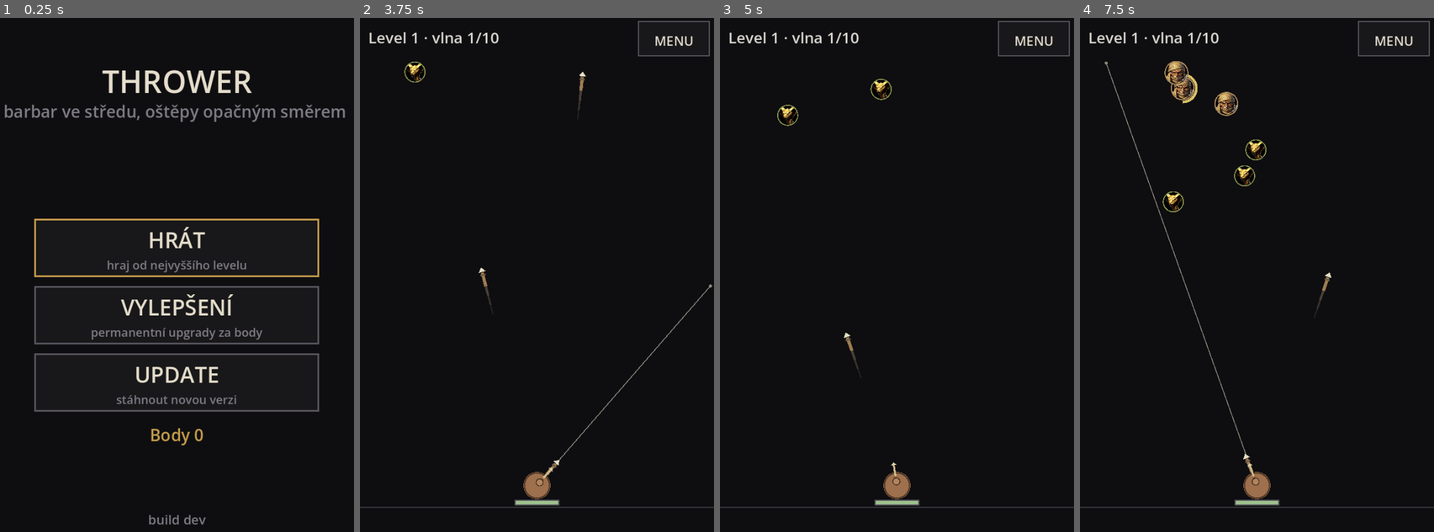
Above: before the commit, frames 1-4 (left to right).
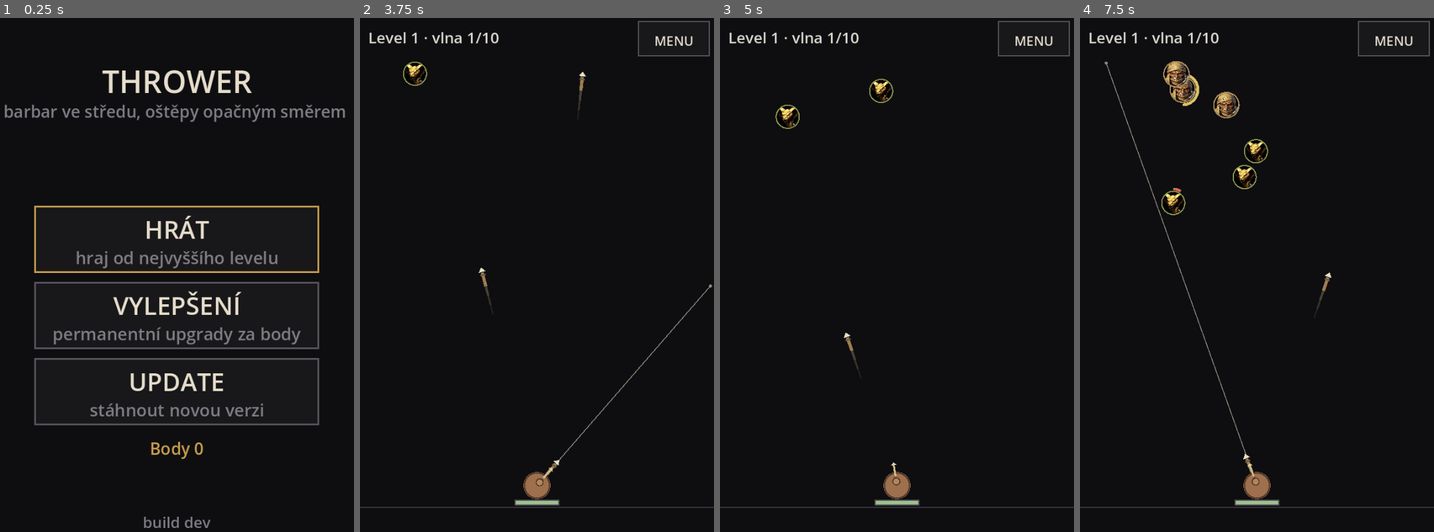
Above: after the commit, the same moments.

Repository: jankoznar94/dark-story
Game: Godot game, scene res://main.tscn
Two runs of this game, one before a commit and one after it. Both use one fixed random seed, a clock stepped at 60 frames per second and the inputs below.
Inputs (mouse positions are in pixels of both pictures, inside the frame that each line leads up to):
- Up to frame 1 (0.25 s): no input
- Up to frame 2 (3.75 s): tap Enter at 0.5 s; move the mouse to (614, 259) at 0.52 s; click (614, 259) at 0.67 s; drag from (466, 310) to (519, 388) at 1.27 s; move the mouse to (572, 167) at 2.02 s; click (572, 167) at 2.17 s; drag from (519, 388) to (430, 203) at 2.77 s; move the mouse to (643, 362) at 3.52 s; click (643, 362) at 3.67 s
- Up to frame 3 (5 s): drag from (790, 203) to (843, 151) at 4.27 s
- Up to frame 4 (7.5 s): move the mouse to (1274, 285) at 5.02 s; click (1274, 285) at 5.17 s; drag from (1203, 151) to (1186, 310) at 5.77 s; move the mouse to (1334, 259) at 6.52 s; click (1334, 259) at 6.67 s; drag from (1186, 310) to (1239, 388) at 7.27 s

The runs differ from the first frame. In frame 1, 8.7% of the frame differs, in the area x 9-91%, y 36-100%; in frame 2, 0.2%; in frame 3, 0.3%; in frame 4, 1.2%.

Commit message:
Thrower: nejmensi nepratel min. prumer 25 px, vetsi nazvy i popisky v menu a build

Diff:
--- a/scripts/game.gd
+++ b/scripts/game.gd
@@ -31,10 +31,10 @@
 const RICO_FALLOFF := 0.6
 # ROZESTUP VIC OSTREPU (celkem, v radiánech).
 const SPREAD := 0.10
-# MINIMALNI POLOMER NEPRITELE v pixelech (prumer 18 px). Jan: "Nejmensi z nich
-# musi mit minimalne prumer kruhu 15 px." Podil field_r na malem displeji pada
+# MINIMALNI POLOMER NEPRITELE v pixelech (prumer 25 px). Jan: "Nejmensi z nich
+# musi mit minimalne prumer kruhu 25 px." Podil field_r na malem displeji pada
 # pod to, takze se velikost dorovnava nahoru.
-const MIN_ENEMY_R := 9.0
+const MIN_ENEMY_R := 12.5
 
 # DRUHY NEPRATEL (Jan, Oct 2026: "Různé velikosti, různá rychlost, různá výdrž.
 # Někteří budou střílet ... většina bude na blízko.")
@@ -49,18 +49,18 @@
 # Vetsina je na blizko; strelci jsou vzacni a stoji daleko, takze je hrac musi
 # dobehnout ostepem, ne je nechat dojit.
 const ENEMY_TYPES := [
-	{"id": "cobra", "name": "Kobra", "img": "desert_cobra", "r": 0.065,
+	{"id": "cobra", "name": "Kobra", "img": "desert_cobra", "r": 0.075,
 		"travel": 0.60, "hp": 0.55, "dmg": 0.55, "ranged": false},
-	{"id": "nomad", "name": "Poutník", "img": "desert_nomad", "r": 0.074,
+	{"id": "nomad", "name": "Poutník", "img": "desert_nomad", "r": 0.082,
 		"travel": 1.00, "hp": 1.00, "dmg": 1.00, "ranged": false},
-	{"id": "treant", "name": "Stromák", "img": "ent", "r": 0.094,
+	{"id": "treant", "name": "Stromák", "img": "ent", "r": 0.100,
 		"travel": 1.35, "hp": 1.90, "dmg": 1.45, "ranged": false},
-	{"id": "kolos", "name": "Kolos", "img": "desert_beetle", "r": 0.112,
+	{"id": "kolos", "name": "Kolos", "img": "desert_beetle", "r": 0.122,
 		"travel": 1.70, "hp": 2.40, "dmg": 1.90, "ranged": false},
-	{"id": "ghost", "name": "Přízrak", "img": "ghost", "r": 0.066,
+	{"id": "ghost", "name": "Přízrak", "img": "ghost", "r": 0.076,
 		"travel": 1.15, "hp": 0.85, "dmg": 0.50, "ranged": true,
 		"stop": 0.68, "shot_cd": 2.6, "shot_dmg": 0.55, "shot_spd": 0.50},
-	{"id": "pyro", "name": "Ohnivec", "img": "fire_ghost", "r": 0.076,
+	{"id": "pyro", "name": "Ohnivec", "img": "fire_ghost", "r": 0.086,
 		"travel": 1.30, "hp": 1.15, "dmg": 0.60, "ranged": true,
 		"stop": 0.52, "shot_cd": 3.2, "shot_dmg": 0.90, "shot_spd": 0.60},
 ]
--- a/scripts/game_view.gd
+++ b/scripts/game_view.gd
@@ -192,11 +192,11 @@
 		draw_rect(r, PANEL, true)
 		draw_rect(r, accent, false, 3.0)
 		var item: String = String(Menu.ITEMS[i])
-		_label(item, Rect2(r.position.x, r.position.y + r.size.y * 0.12, r.size.x, r.size.y * 0.54),
-			int(minf(float(layout.title_px) * 0.72, r.size.y * 0.46)), Color(0.90, 0.87, 0.80))
+		_label(item, Rect2(r.position.x, r.position.y + r.size.y * 0.08, r.size.x, r.size.y * 0.58),
+			int(minf(float(layout.title_px) * 0.82, r.size.y * 0.56)), Color(0.90, 0.87, 0.80))
 		_label(String(Menu.SUBS[i]),
-			Rect2(r.position.x + 10.0, r.position.y + r.size.y * 0.64, r.size.x - 20.0, r.size.y * 0.34),
-			int(maxf(15.0, r.size.y * 0.21)), DIM)
+			Rect2(r.position.x + 10.0, r.position.y + r.size.y * 0.63, r.size.x - 20.0, r.size.y * 0.35),
+			int(maxf(18.0, r.size.y * 0.27)), DIM)
 	_label(game.profile.menu_note(), Rect2(0.0, layout.menu_note_y, layout.view.x,
 		float(layout.font_px) * 1.5), layout.font_px, GOLD)
 	if not menu.update_note.is_empty():
@@ -205,7 +205,7 @@
 			int(maxf(11.0, float(layout.font_px) * 0.85)), Color(0.80, 0.72, 0.50))
 	_label("build %s" % menu.build_id,
 		Rect2(0.0, layout.view.y - float(layout.font_px) * 2.2, layout.view.x,
-			float(layout.font_px)), int(maxf(12.0, float(layout.font_px) * 0.80)), DIM)
+			float(layout.font_px) * 1.3), int(maxf(14.0, float(layout.font_px) * 0.95)), DIM)
 
 
 func _draw_upgrades() -> void:
--- a/scripts/screen_layout.gd
+++ b/scripts/screen_layout.gd
@@ -7,7 +7,7 @@
 const BAR_FRAC := 0.078
 const BAR_MIN := 44.0
 const BTN_MIN := 44.0
-const BTN_MAX := 64.0
+const BTN_MAX := 74.0
 const MARGIN_FRAC := 0.05
 const PLAY_R := 0.46          # podil kratsi strany plochy, ktery je herni kruh
 
@@ -77,7 +77,7 @@
 
 
 func btn_size() -> float:
-	return minf(BTN_MAX, maxf(BTN_MIN, view.y * 0.075))
+	return minf(BTN_MAX, maxf(BTN_MIN, view.y * 0.084))
 
 
 func layout_menu() -> void:
--- a/tools/test_core.gd
+++ b/tools/test_core.gd
@@ -224,13 +224,13 @@
 	_check(seen.size() >= 4, "ve vlne se objevi jen %d druhu" % seen.size())
 	_check(ranged < 200, "strelcu je vic nez pesaku (%d/400)" % ranged)
 	# MINIMALNI VELIKOST: i na malem displeji musi mit nejmensi nepratel
-	# prumer aspon 15 px (polomer 7,5).
+	# prumer aspon 25 px (polomer 12,5).
 	var small: Game = _fresh()
 	small.set_field(90.0, Vector2(200.0, 400.0))
 	for t in Game.ENEMY_TYPES:
 		var e := {"r": 90.0 * float(t["r"])}
-		_check(small.radius_of(e) * 2.0 >= 15.0,
-			"druh %s je pod 15 px (%0.1f)" % [String(t["id"]), small.radius_of(e) * 2.0])
+		_check(small.radius_of(e) * 2.0 >= 25.0,
+			"druh %s je pod 25 px (%0.1f)" % [String(t["id"]), small.radius_of(e) * 2.0])
 
 
 # 9) STRELEC: zastavi se v odstupu, stoji a jeho strela doleti na bojovnika.
